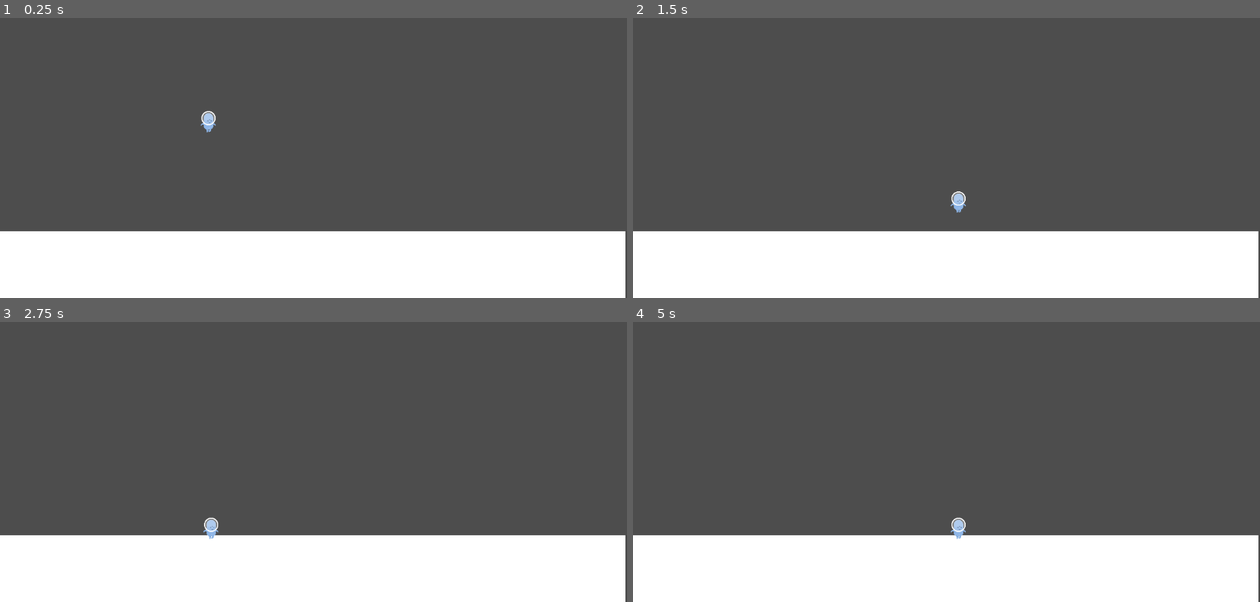
Above: before the commit, frames 1-4 (two rows, left to right).
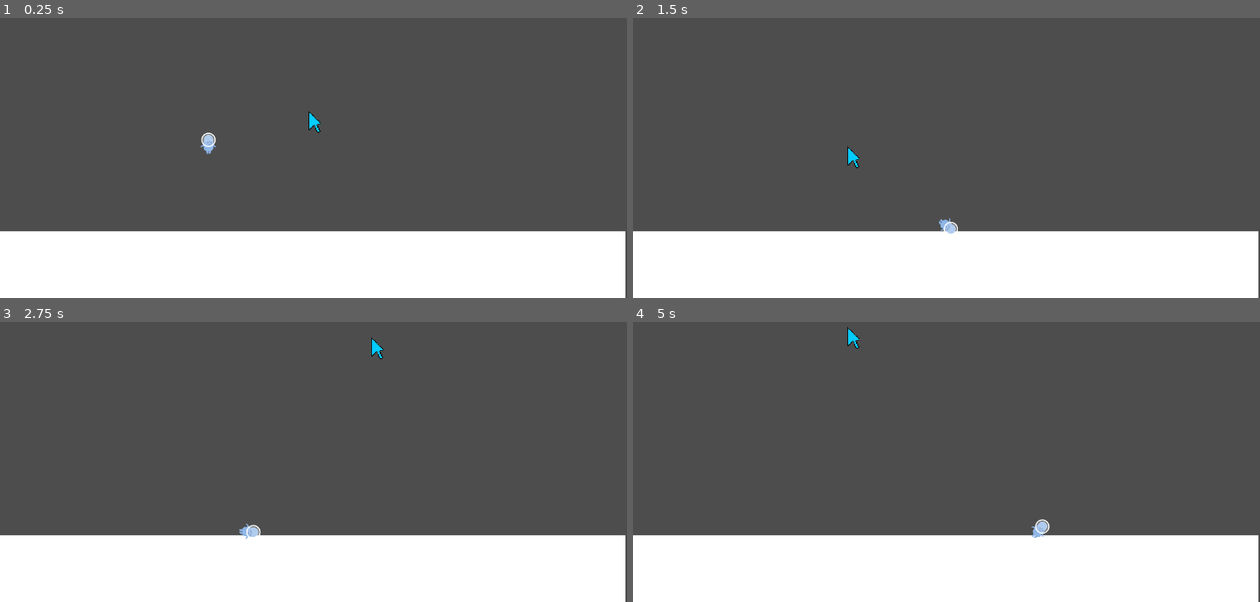
Above: after the commit, the same moments.

Repository: i1rs7/Powerwash-Platformer
Game: Godot game, scene res://proto/Prototype.tscn
Two runs of this game, one before a commit and one after it. Both use one fixed random seed, a clock stepped at 60 frames per second and the inputs below.
Inputs (mouse positions are in pixels of both pictures, inside the frame that each line leads up to):
- Up to frame 1 (0.25 s): no input
- Up to frame 2 (1.5 s): tap Enter (ui_accept) at 0.5, 0.77 s; move the mouse to (1084, 104) at 0.52 s; hold Right (ui_right) 0.53-1.25 s; tap Alt at 0.6 s; click (1084, 104) at 0.67 s; drag from (821, 138) to (915, 191) at 1.27 s
- Up to frame 3 (2.75 s): move the mouse to (376, 347) at 2.02 s; hold Left (ui_left) from 2.03 s (still down); tap Alt at 2.1 s; click (376, 347) at 2.17 s
- Up to frame 4 (5 s): release Left (ui_left) at 2.75 s; drag from (915, 495) to (758, 372) at 2.77 s; move the mouse to (1134, 478) at 3.52 s; hold Right (ui_right) 3.53-4.25 s; tap Alt at 3.6 s; click (1134, 478) at 3.67 s; tap Enter (ui_accept) at 3.77 s; drag from (758, 372) to (852, 338) at 4.27 s

The runs differ from the first frame. In frame 1, 0.4% of the frame differs, in the area x 31-52%, y 33-49%; in frame 2, 0.3%; in frame 3, 0.3%; in frame 4, 0.4%.

Commit message:
initial mechanic works

Diff:
--- a/proto/Prototype.tscn
+++ b/proto/Prototype.tscn
@@ -1,12 +1,15 @@
-[gd_scene load_steps=4 format=3 uid="uid://ui4abl8kc2cq"]
+[gd_scene load_steps=6 format=3 uid="uid://ui4abl8kc2cq"]
 
 [ext_resource type="Texture2D" uid="uid://bas605g5g74lo" path="res://proto/blank white.png" id="1_vxy78"]
+[ext_resource type="Script" uid="uid://bbcimtmubq584" path="res://proto/prototype.gd" id="1_yu4ou"]
 [ext_resource type="PackedScene" uid="uid://dxsigqklwge5g" path="res://proto/proto_player.tscn" id="2_td8e8"]
+[ext_resource type="Texture2D" uid="uid://dilwer34pdfjq" path="res://blue_mouse-removebg-preview.png" id="4_24vo8"]
 
 [sub_resource type="RectangleShape2D" id="RectangleShape2D_shgpb"]
 size = Vector2(78, 10)
 
 [node name="Prototype" type="Node2D"]
+script = ExtResource("1_yu4ou")
 
 [node name="StaticBody2D" type="StaticBody2D" parent="."]
 
@@ -23,3 +26,8 @@
 [node name="ProtoPlayer" parent="." instance=ExtResource("2_td8e8")]
 position = Vector2(383, 297)
 scale = Vector2(0.25, 0.25)
+
+[node name="Mouse" type="Sprite2D" parent="."]
+position = Vector2(257.99997, 114.99999)
+scale = Vector2(0.1, 0.1)
+texture = ExtResource("4_24vo8")
--- a/proto/character_body_2d.gd
+++ b/proto/character_body_2d.gd
@@ -1,8 +1,12 @@
 extends CharacterBody2D
-
 
 const SPEED = 300.0
 const JUMP_VELOCITY = -400.0
+const FLY_SPEED = 300.0
+const rotation_speed = 5.0
+
+@export var air_drag: float = 0.95        # Slows horizontal speed when not jetting
+@export var gravity: float = 1200.0       # Gravity strength
 
 
 func _physics_process(delta: float) -> void:
@@ -14,12 +18,27 @@
 	if Input.is_action_just_pressed("ui_accept") and is_on_floor():
 		velocity.y = JUMP_VELOCITY
 
+
+
 	# Get the input direction and handle the movement/deceleration.
 	# As good practice, you should replace UI actions with custom gameplay actions.
-	var direction := Input.get_axis("ui_left", "ui_right")
-	if direction:
-		velocity.x = direction * SPEED
+	var move_direction := Input.get_axis("ui_left", "ui_right")
+	if move_direction:
+		velocity.x = move_direction * SPEED
 	else:
 		velocity.x = move_toward(velocity.x, 0, SPEED)
 
+	if Input.is_mouse_button_pressed(MOUSE_BUTTON_LEFT):
+		var mouse_pos = get_global_mouse_position()
+		var fly_direction = -(mouse_pos - global_position).normalized()
+		velocity = fly_direction * FLY_SPEED
+		#current_fuel -= delta
+		rotation = fly_direction.angle() + deg_to_rad(90)
+	else:
+		velocity.y += gravity * delta
+		velocity.x *= air_drag
+		if velocity.length() > 0:
+			var target_angle = velocity.angle() - deg_to_rad(90)
+			rotation = lerp_angle(rotation, target_angle, rotation_speed * delta)
+
 	move_and_slide()
--- /dev/null
+++ b/proto/prototype.gd
@@ -0,0 +1,13 @@
+extends Node2D
+
+@onready var mouse: Sprite2D = $Mouse
+
+
+# Called when the node enters the scene tree for the first time.
+func _ready() -> void:
+	pass # Replace with function body.
+
+
+# Called every frame. 'delta' is the elapsed time since the previous frame.
+func _process(delta: float) -> void:
+	mouse.set_position(get_global_mouse_position())
Binary file added: blue_mouse-removebg-preview.png
Not shown, added: blue_mouse-removebg-preview.png.import
Not shown, added: proto/prototype.gd.uid
